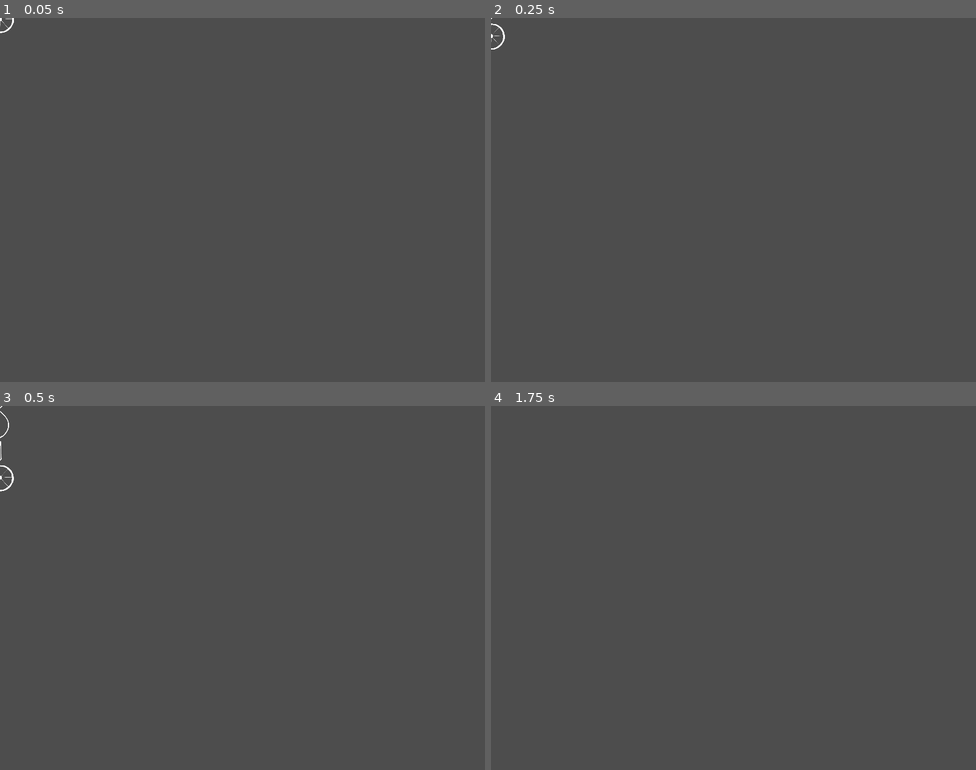
Above: before the commit, frames 1-4 (two rows, left to right).
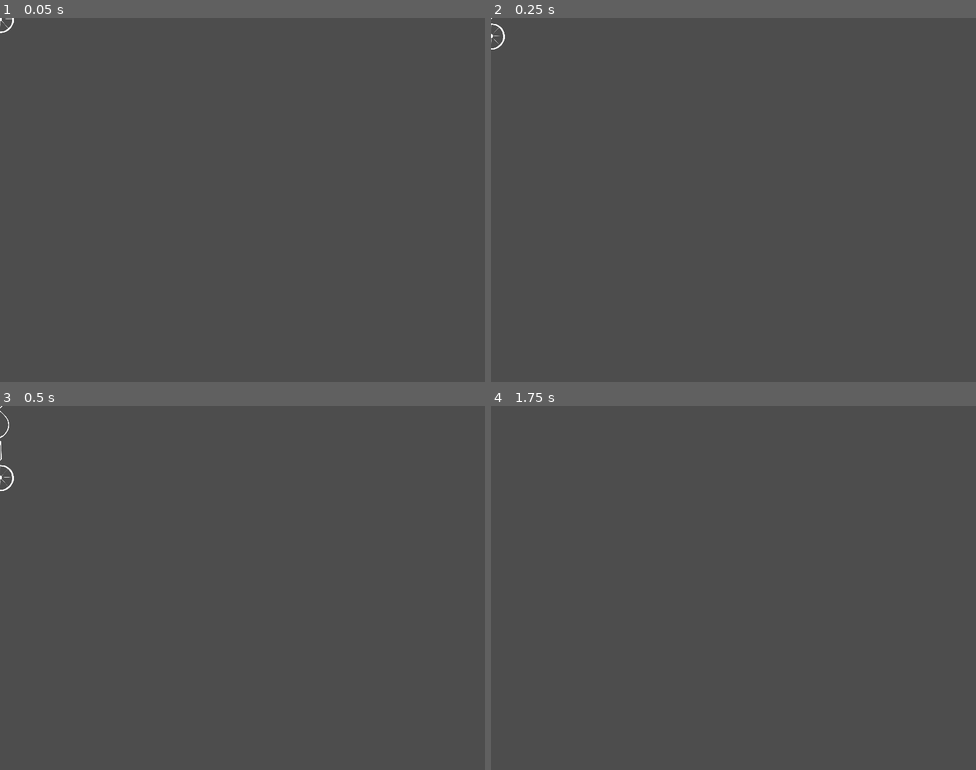
Above: after the commit, the same moments.

Repository: tombuben/KrehkeRobotickeSpoje
Game: Godot game, scene res://ona.tscn
The game is run twice, just before and just after one commit, with the same random seed, the same clock (stepped at 60 frames per second) and the same inputs. This scene is started directly instead of the project's main scene.
Inputs:
- Up to frame 1 (0.05 s): no input
- Up to frame 2 (0.25 s): no input
- Up to frame 3 (0.5 s): no input
- Up to frame 4 (1.75 s): hold D (Player1Right) 0.53-1.28 s; tap J (Player2Left) at 0.6 s; hold S (Player1Down) from 1.28 s (still down); tap L (Player2Right) at 1.35 s

The runs differ from the first frame. In frame 2, less than 0.1% of the frame differs, in the area x 0-3%, y 1-9%; in frame 3, less than 0.1%, in the area x 0-3%, y 1-24%; in frame 4, nothing differs.

Commit message:
fixed THEM

Diff:
--- a/cisnik.tscn
+++ b/cisnik.tscn
@@ -26,24 +26,27 @@
 position = Vector2(43, -9)
 
 [node name="StaticBody2D" parent="telo/rukaLeva/rameno" index="0"]
-position = Vector2(12, 63)
+position = Vector2(14.1841, 64.5276)
+
+[node name="RigidBody2D" parent="telo/rukaLeva" index="1"]
+position = Vector2(42, -10)
 
 [node name="CollisionShape2D" parent="telo/rukaLeva/RigidBody2D" index="0"]
-position = Vector2(22, 61)
+position = Vector2(14, 66)
 
 [node name="Sisoun-ruka-leva" parent="telo/rukaLeva/RigidBody2D" index="1"]
-position = Vector2(19, 39)
+position = Vector2(10, 41)
 texture = ExtResource("4_smtts")
 flip_h = true
 
 [node name="sisoun-packa-prava" parent="telo/rukaLeva/RigidBody2D/Sisoun-ruka-leva" index="0"]
 texture = SubResource("CanvasTexture_6kkv2")
 
+[node name="DampedSpringJoint2D" parent="telo/rukaLeva/RigidBody2D" index="2"]
+position = Vector2(13, 64)
+
 [node name="PinJoint2D" parent="telo/rukaLeva" index="2"]
 position = Vector2(42, -9)
-
-[node name="DampedSpringJoint2D" parent="telo/rukaLeva" index="3"]
-position = Vector2(54, 50)
 
 [node name="rameno" parent="telo/rukaPrava" index="0"]
 position = Vector2(-40, -8)
@@ -68,9 +71,6 @@
 [node name="PinJoint2D" parent="telo/rukaPrava" index="2"]
 position = Vector2(-39, -7)
 
-[node name="DampedSpringJoint2D" parent="telo/rukaPrava" index="3"]
-position = Vector2(-53, 53)
-
 [node name="Sisoun-telo" parent="telo" index="3"]
 position = Vector2(3, 28)
 scale = Vector2(0.0984823, 0.0984823)
--- a/ona.tscn
+++ b/ona.tscn
@@ -27,11 +27,14 @@
 [node name="StaticBody2D" parent="telo/rukaLeva/rameno" index="0"]
 position = Vector2(25, 35)
 
+[node name="RigidBody2D" parent="telo/rukaLeva" index="1"]
+position = Vector2(12, -9)
+
 [node name="CollisionShape2D" parent="telo/rukaLeva/RigidBody2D" index="0"]
-position = Vector2(1, 33)
+position = Vector2(22, 34)
 
 [node name="Sisoun-ruka-leva" parent="telo/rukaLeva/RigidBody2D" index="1"]
-position = Vector2(-5.82016, 12.1798)
+position = Vector2(14, 13)
 scale = Vector2(0.109832, -0.109832)
 texture = ExtResource("4_yhfi3")
 flip_h = true
@@ -41,11 +44,11 @@
 scale = Vector2(-1.04427, 1.04427)
 texture = ExtResource("5_evy8g")
 
+[node name="DampedSpringJoint2D" parent="telo/rukaLeva/RigidBody2D" index="2"]
+position = Vector2(19.7531, 35.083)
+
 [node name="PinJoint2D" parent="telo/rukaLeva" index="2"]
 position = Vector2(14, -9)
-
-[node name="DampedSpringJoint2D" parent="telo/rukaLeva" index="3"]
-position = Vector2(36, 25)
 
 [node name="rameno" parent="telo/rukaPrava" index="0"]
 position = Vector2(-15, -11)
@@ -70,11 +73,11 @@
 texture = ExtResource("5_evy8g")
 flip_h = true
 
+[node name="DampedSpringJoint2D" parent="telo/rukaPrava/RigidBody2D" index="2"]
+position = Vector2(-21.1673, 32.6335)
+
 [node name="PinJoint2D" parent="telo/rukaPrava" index="2"]
 position = Vector2(-18, -11)
-
-[node name="DampedSpringJoint2D" parent="telo/rukaPrava" index="3"]
-position = Vector2(-37, 24)
 
 [node name="Sisoun-telo" parent="telo" index="3"]
 position = Vector2(-4, 22)
